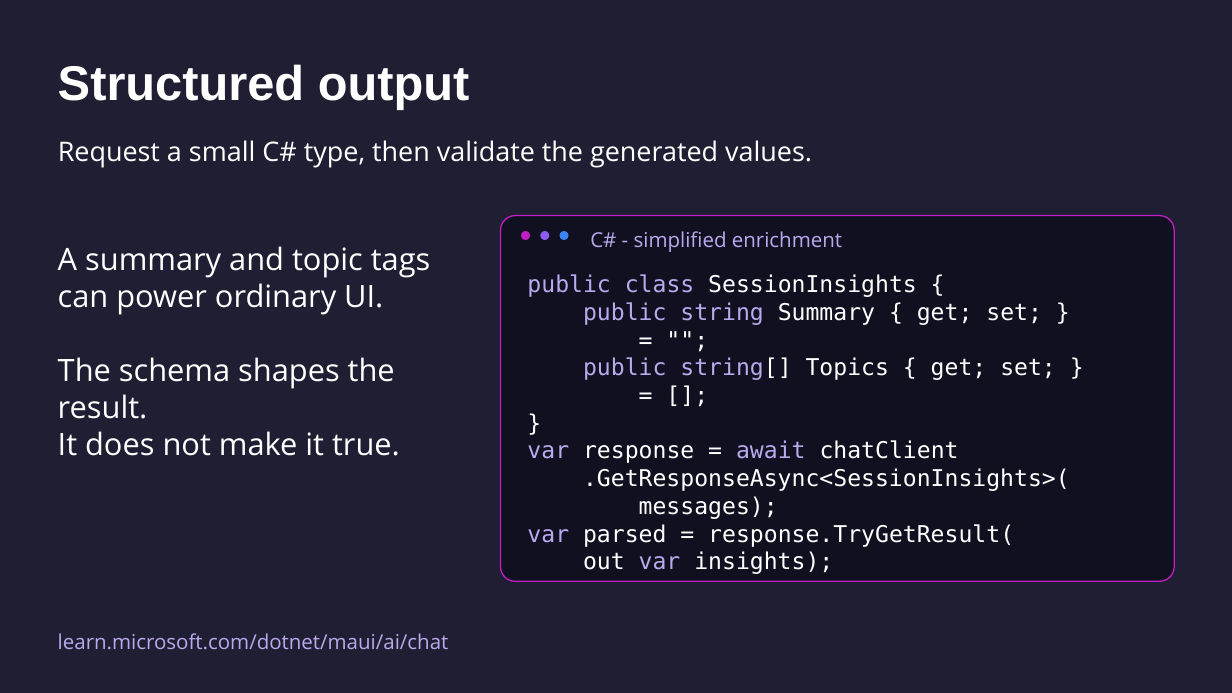
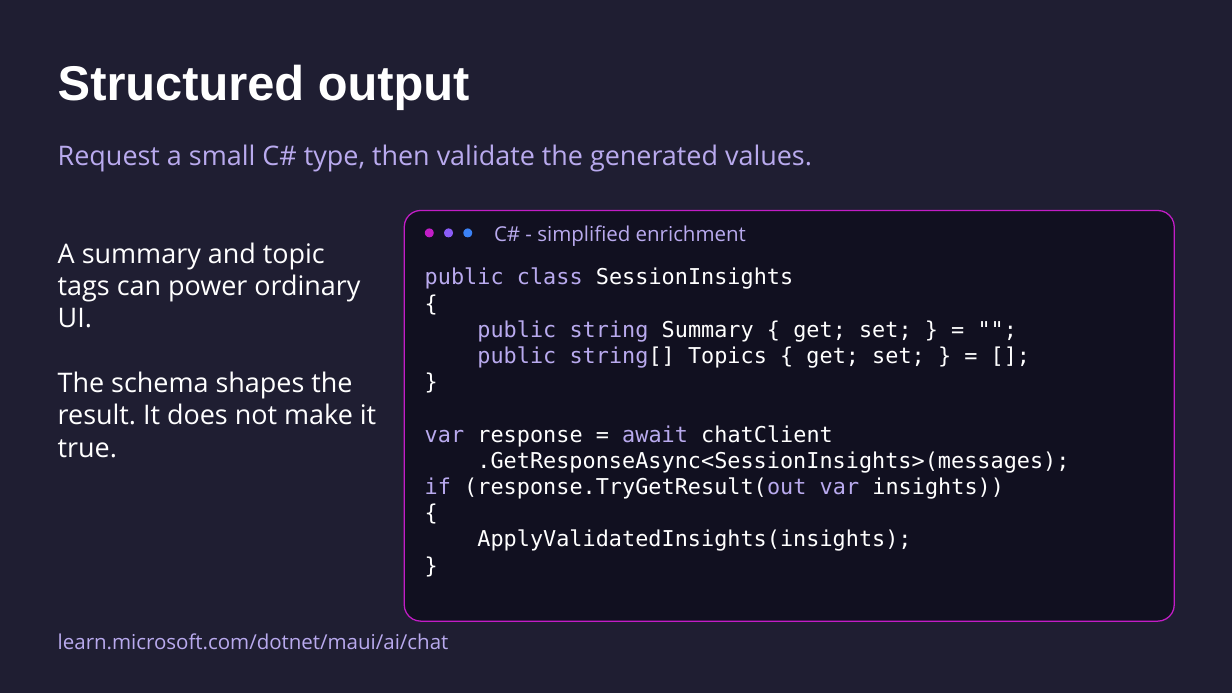
Before and after one commit to mattleibow/dotnetconf2026, a slide deck: slide 18 of slides.pptx (slide 16 before the commit). Drawn at 1232x693 pixels with LibreOffice and Linux fonts; fonts in the diff are those of the drawing. Boxes give left, top, right and bottom in pixels: in the first picture for what was removed or moved away, otherwise in the second. Text is boxed around its words. In the diff, an @@ line names an element or a change of style, - is before the commit and + after.

```diff
--- a/slides.pptx
+++ b/slides.pptx
@@ text "Request a small C# type, ..." at bbox=[58, 144, 812, 172]: text colour #FFFFFF to #B9AAEE @@
@@ rounded rectangle: place and size @@
-rounded rectangle at bbox=[501, 215, 1175, 581]
+rounded rectangle at bbox=[405, 211, 1175, 621]
@@ 3 ellipses: place and size @@
-3 ellipses at bbox=[521, 231, 569, 240]
+3 ellipses at bbox=[425, 228, 472, 238]
@@ text "C# - simplified enrichment": place and size @@
-text "C# - simplified enrichment" at bbox=[590, 231, 842, 252]
+text "C# - simplified enrichment" at bbox=[494, 225, 746, 246]
@@ text at bbox=[58, 242, 360, 328]: size 24 to 21 pt in "A summary and topic tags can power ..." @@
@@ text at bbox=[425, 267, 925, 368]: text changed; size 18 to 17 pt @@
-public class SessionInsights {
-public string Summary { get; set; }
-= "";
-public string[] Topics { get; set; }
-= [];
+public class SessionInsights
+{
+public string Summary { get; set; } = "";
+public string[] Topics { get; set; } = [];
@@ text "public class SessionInsights": place and size @@
-text "public class SessionInsights" at bbox=[527, 274, 1070, 574]
+text "public class SessionInsights" at bbox=[425, 267, 1069, 551]
@@ text at bbox=[58, 371, 376, 458]: text changed; size 24 to 21 pt @@
-The schema shapes the result.
-It does not make it true.
+The schema shapes the result. It does not make it true.
@@ text at bbox=[425, 425, 833, 447]: size 18 to 17 pt in "}", "var response = await chatClient" @@
@@ text at bbox=[425, 451, 1069, 551]: text changed; size 18 to 17 pt @@
-.GetResponseAsync<SessionInsights>(
-messages);
-var parsed = response.TryGetResult(
-out var insights);
+.GetResponseAsync<SessionInsights>(messages);
+if (response.TryGetResult(out var insights))
+{
+ApplyValidatedInsights(insights);
+}
```
Also in this commit, not shown: 24 other slides changed, 5 slides added, 3 slides removed.
